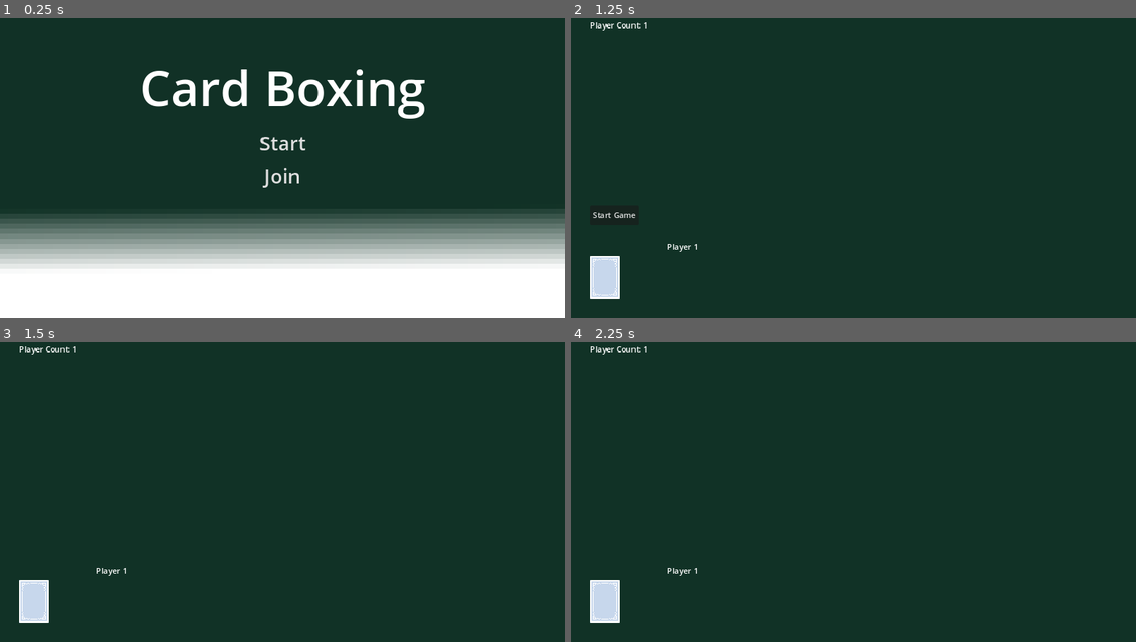
Above: before the commit, frames 1-4 (two rows, left to right).
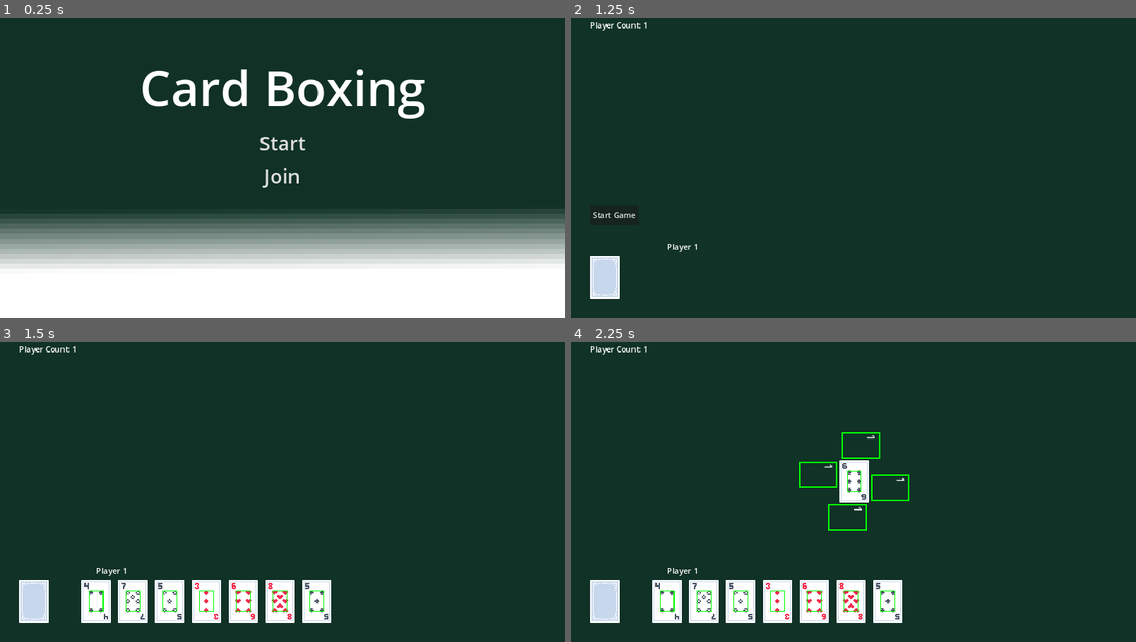
Above: after the commit, the same moments.

Repository: campavao/card-boxing
Game: Godot game, scene res://main.tscn
The game is run twice, just before and just after one commit, with the same random seed, the same clock (stepped at 60 frames per second) and the same inputs.
Inputs (mouse positions are in pixels of both pictures, inside the frame that each line leads up to):
- Up to frame 1 (0.25 s): no input
- Up to frame 2 (1.25 s): click "Start" at 0.5 s
- Up to frame 3 (1.5 s): click "Start Game" at 1.25 s
- Up to frame 4 (2.25 s): tap Enter at 2 s; drag from (604, 600) to (910, 414) at 2.02 s

Frames 1-2 are identical in both runs. In frame 3, 5.2% of the frame differs, in the area x 14-59%, y 79-94%; in frame 4, 6.4%, in the area x 14-60%, y 30-94%.
Error before the commit: Invalid access to property or key 'hand' on a base object of type 'Nil'. (res://deck.gd:52)

Commit message:
working a little

Diff:
--- a/Card.gd
+++ b/Card.gd
@@ -1,5 +1,7 @@
 extends Node2D
 class_name Card
+
+var card_scene = preload("res://card.tscn")
 
 @onready var Face := $Face
 @onready var Zone1 := $Zones/CardZone1
@@ -63,25 +65,23 @@
 var selected = false
 
 func _physics_process(delta):
-	if multiplayer.is_server():
+	if selected:
 		move()
-
-func move():
-	if player and player.is_selected:
-		var active_card_details = Global.CardDetails.new()
-		active_card_details.number = number
-		active_card_details.suit = suit
-		Global.active_card_details = active_card_details
-
-		if !is_placed:
-			follow_mouse()
 
 	if is_placed and is_any_disabled():
 		enable_all()
 
+func move():
+	var active_card_details = Global.CardDetails.new()
+	active_card_details.number = number
+	active_card_details.suit = suit
+	Global.active_card_details = active_card_details
+
+	if !is_placed:
+		follow_mouse()
 
 func follow_mouse():
-	global_position = get_global_mouse_position()
+	global_position = player.mouse_position
 
 
 func update_position(new_position):
@@ -123,23 +123,38 @@
 	var is_valid_placement = can_place()
 
 	if first_area and is_valid_placement:
-		reparent(table)
-		global_position = first_area.global_position
-		global_rotation = first_area.global_rotation
-		scale = Vector2(1, 1)
+		update_card_position.rpc(
+			first_area.global_position,
+			first_area.global_rotation,
+			first_area.zone_placement,
+			number,
+			suit
+		)
+
+		first_area.parent.delete_zone(self, first_area.zone_placement)
 		connected = [first_area.parent]
-
-		var zone_to_delete = Global.DIRECTION_MAP[first_area.zone_placement]
-		delete_zone(zone_to_delete)
-		first_area.parent.delete_zone(first_area.zone_placement)
-
-		is_placed = true
-		Global.is_active_card_details = false
-
 		first_area.queue_free()
 		emit_signal('remove_card', self)
+
 	else:
 		global_position = previous_location
+
+@rpc("any_peer", "call_local", "reliable")
+func update_card_position(pos, rot,  zone, new_number, new_suit):
+	var card = card_scene.instantiate()
+	card.number = new_number
+	card.suit = new_suit
+	card.global_position = pos
+	card.global_rotation = rot
+	card.scale = Vector2(1, 1)
+	card.is_placed = true
+	table.add_child(card, true)
+
+	var zone_to_delete = Global.DIRECTION_MAP[zone]
+	delete_zone(card, zone_to_delete)
+
+	is_placed = true
+	Global.is_active_card_details = false
 
 func is_valid(area: CardZone):
 	return !area.is_base and area.is_match
@@ -161,7 +176,8 @@
 	placement_area.erase(area)
 
 
-func delete_zone(zone_to_delete: Global.Directions):
-	for zone in ZONES:
+func delete_zone(card: Card, zone_to_delete: Global.Directions):
+	for zone in card.ZONES:
 		if is_instance_valid(zone) and zone.zone_placement == zone_to_delete:
+			print('deleting zone %s' % zone_to_delete)
 			zone.queue_free()
--- /dev/null
+++ b/GameManager.gd
@@ -0,0 +1,27 @@
+extends Node
+
+var active_player_id: int = 1
+
+var player_count = 0
+
+func _on_button_pressed():
+	hide_start.rpc()
+
+@rpc("any_peer", "call_local", "reliable")
+func hide_start():
+	Events.emit_signal('start_game')
+	$"../UI/Button".hide()
+
+	for child in %Spawn.get_children():
+		Events.emit_signal('populate_hand', child)
+
+func _on_spawn_child_entered_tree(node):
+	if node is Player:
+		player_count += 1
+		$"../UI/Player Count".text = 'Player Count: ' + str(player_count)
+
+
+func _on_spawn_child_exiting_tree(node):
+	if node is Player:
+		player_count -= 1
+		$"../UI/Player Count".text = 'Player Count: ' + str(player_count)
--- a/Hand.gd
+++ b/Hand.gd
@@ -43,8 +43,9 @@
 
 func _on_remove_card(card: Card):
 	var found_card = find_card(card)
-	cards.erase(found_card)
-	reshuffle()
+	if found_card:
+		cards.erase(found_card)
+		reshuffle()
 
 
 func find_card(to_find: Card):
--- a/MouseCamera.gd
+++ b/MouseCamera.gd
@@ -7,10 +7,16 @@
 func _input(event):
 	if event is InputEventMouseButton:
 		if event.button_index == MOUSE_BUTTON_WHEEL_UP:
-			zoom += Vector2(0.5, 0.5)
+			var next_zoom = zoom + Vector2(0.5, 0.5)
+			if next_zoom == Vector2(0, 0):
+				next_zoom = Vector2(0.5, 0.5)
+			zoom = next_zoom
 			return
 		if event.button_index == MOUSE_BUTTON_WHEEL_DOWN:
-			zoom -= Vector2(0.5, 0.5)
+			var next_zoom = zoom - Vector2(0.5, 0.5)
+			if next_zoom == Vector2(0, 0):
+				next_zoom = Vector2(0.5, 0.5)
+			zoom = next_zoom
 			return
 		if event.button_index != MOUSE_BUTTON_RIGHT:
 			return
--- a/cardzone.gd
+++ b/cardzone.gd
@@ -83,7 +83,7 @@
 			area.other_parents.append(parent)
 			if other_parents.size() > 0 and area.other_parents.size() > 0:
 				area.other_parents.append_array(other_parents)
-
+			print('base entered. I am %s' % zone_placement)
 			queue_free()
 
 func _on_mouse_entered():
--- a/cardzone.tscn
+++ b/cardzone.tscn
@@ -19,7 +19,6 @@
 shape = SubResource("RectangleShape2D_btaoa")
 
 [node name="DebugBorder" type="Node2D" parent="."]
-visible = false
 
 [node name="ColorRect" type="ColorRect" parent="DebugBorder"]
 offset_left = -20.0
--- a/deck.gd
+++ b/deck.gd
@@ -2,7 +2,7 @@
 
 var card_scene: PackedScene = preload("res://card.tscn")
 
-@export var default_spot: Node2D
+@export var default_spot: Marker2D
 
 @onready var table := $"../../Table"
 
@@ -11,12 +11,12 @@
 func _ready():
 	hide()
 	Events.connect('start_game', start)
-	Events.connect('populate_hand', populate_hand)
+	Events.connect('populate_hand', _on_populate_hand)
+
 
 func start():
 	reset_deck()
 	show()
-	default_spot = get_tree().get_current_scene().get_node('Spawn')
 
 func _on_input_event(_viewport, event, _shape_idx):
 	if (
@@ -25,8 +25,7 @@
 			and event.button_index == MOUSE_BUTTON_LEFT
 			and event.pressed
 		):
-		#print('clicked deck, not handled yet')
-		place_card(null)
+		click_deck()
 
 func reset_deck():
 	for suit in Global.SUIT_INDEX:
@@ -36,24 +35,34 @@
 			card.suit = suit
 			deck.append(card)
 
-func place_card(player: Player):
+
+func click_deck():
 	var is_first_card = default_spot.get_children().size() == 0
 	var next_card = deck.pick_random()
+	var player = get_active_player()
 
 	if is_first_card:
-		var new_card = card_scene.instantiate()
-		new_card.number = next_card.number
-		new_card.suit = next_card.suit
-		new_card.is_placed = true
-		new_card.global_position = default_spot.global_position
-		#new_card.player = player
-		table.add_child(new_card)
+		place_card.rpc(next_card.number, next_card.suit)
 	else:
 		player.hand.push_card(next_card)
 
 	deck.erase(next_card)
 
-func populate_hand(player: Player):
+@rpc("any_peer", "call_local", "reliable")
+func place_card(number, suit):
+	var new_card = card_scene.instantiate()
+	new_card.number = number
+	new_card.suit = suit
+	new_card.is_placed = true
+	new_card.global_position = default_spot.global_position
+	default_spot.add_child(new_card)
+
+func get_active_player():
+	for child in %Spawn.get_children():
+		if child.name == str(%GameManager.active_player_id):
+			return child
+
+func _on_populate_hand(player: Player):
 	for _index in 7:
 		var next_card = deck.pick_random()
 		player.hand.cards.append(next_card)
--- a/main.gd
+++ b/main.gd
@@ -1,23 +1 @@
 extends Node
-
-var player_count = 0
-
-
-
-func _on_button_pressed():
-	Events.emit_signal('start_game')
-	$UI/Button.hide()
-	for child in $"UI/Player Count".get_children():
-		Events.emit_signal('populate_hand', child)
-
-
-func _on_spawn_child_entered_tree(node):
-	if node is Player:
-		player_count += 1
-		$"UI/Player Count".text = 'Player Count: ' + str(player_count)
-
-
-func _on_spawn_child_exiting_tree(node):
-	if node is Player:
-		player_count -= 1
-		$"UI/Player Count".text = 'Player Count: ' + str(player_count)
--- a/main.tscn
+++ b/main.tscn
@@ -1,11 +1,14 @@
 [gd_scene load_steps=4 format=3 uid="uid://ka8u2qp71805"]
 
-[ext_resource type="Script" path="res://main.gd" id="1_qvxj5"]
 [ext_resource type="PackedScene" uid="uid://rdaagd01p35o" path="res://deck.tscn" id="1_vdhe0"]
+[ext_resource type="Script" path="res://GameManager.gd" id="2_gsaki"]
 [ext_resource type="PackedScene" uid="uid://bcid70m8bufso" path="res://start.tscn" id="2_oid3n"]
 
 [node name="Main" type="Node2D"]
-script = ExtResource("1_qvxj5")
+
+[node name="GameManager" type="Node" parent="."]
+unique_name_in_owner = true
+script = ExtResource("2_gsaki")
 
 [node name="Start" parent="." instance=ExtResource("2_oid3n")]
 
@@ -13,6 +16,10 @@
 
 [node name="FirstSpot" type="Marker2D" parent="Table"]
 position = Vector2(577, 323)
+
+[node name="CardSpawner" type="MultiplayerSpawner" parent="Table"]
+_spawnable_scenes = PackedStringArray("res://card.tscn")
+spawn_path = NodePath("../FirstSpot")
 
 [node name="UI" type="CanvasLayer" parent="."]
 visible = false
@@ -36,14 +43,17 @@
 offset_bottom = 61.0
 text = "Player Count: 0"
 
-[node name="MultiplayerSpawner" type="MultiplayerSpawner" parent="."]
+[node name="Players" type="Node2D" parent="."]
+
+[node name="MultiplayerSpawner" type="MultiplayerSpawner" parent="Players"]
 _spawnable_scenes = PackedStringArray("res://player.tscn")
 spawn_path = NodePath("../Spawn")
 spawn_limit = 4
 
-[node name="Spawn" type="Node2D" parent="."]
-position = Vector2(577, 323)
+[node name="Spawn" type="Node2D" parent="Players"]
+unique_name_in_owner = true
+position = Vector2(576, 326)
 
-[connection signal="pressed" from="UI/Button" to="." method="_on_button_pressed"]
-[connection signal="child_entered_tree" from="Spawn" to="." method="_on_spawn_child_entered_tree"]
-[connection signal="child_exiting_tree" from="Spawn" to="." method="_on_spawn_child_exiting_tree"]
+[connection signal="pressed" from="UI/Button" to="GameManager" method="_on_button_pressed"]
+[connection signal="child_entered_tree" from="Players/Spawn" to="GameManager" method="_on_spawn_child_entered_tree"]
+[connection signal="child_exiting_tree" from="Players/Spawn" to="GameManager" method="_on_spawn_child_exiting_tree"]
--- a/multiplayer_input.gd
+++ b/multiplayer_input.gd
@@ -2,7 +2,7 @@
 
 @onready var player = $".."
 
-var input_direction
+var mouse_position: Vector2 = Vector2(0,0)
 
 # Called when the node enters the scene tree for the first time.
 func _ready():
@@ -10,16 +10,6 @@
 		set_process(false)
 		set_physics_process(false)
 
-	input_direction = get_tree().current_scene.get_global_mouse_position()
-
-func _physics_process(delta):
-	input_direction = get_tree().current_scene.get_global_mouse_position()
-
-# Called every frame. 'delta' is the elapsed time since the previous frame.
-func _process(delta):
-	pass
-
-@rpc("call_local")
-func jump():
-	if multiplayer.is_server():
-		player.do_jump = true
+func _input(event):
+	if event is InputEventMouseMotion:
+		mouse_position = event.global_position
--- a/network_manager.gd
+++ b/network_manager.gd
@@ -37,7 +37,7 @@
 	print('starting host')
 	Events.emit_signal('start_game')
 
-	spawn = get_tree().get_current_scene().get_node('Spawn')
+	spawn = get_tree().get_current_scene().get_node('Players/Spawn')
 
 	var server_peer = ENetMultiplayerPeer.new()
 	server_peer.create_server(PORT)
--- a/player.gd
+++ b/player.gd
@@ -1,26 +1,31 @@
 extends Node2D
 class_name Player
 
-@export var input_sync: MultiplayerSynchronizer
+
 @onready var hand := $UI/Hand
 @onready var id_label = $UI/ID
 @onready var ui = $UI
-@export var is_selected := false
 
-@export var player_id := 1:
-	set(id):
-		player_id = id
-		%InputSync.set_multiplayer_authority(id)
+var is_selected := false
+
+@export var player_id := 1
+
+@export var mouse_position: Vector2 = Vector2(0, 0)
 
 func _ready():
 	print('Player connected in player instance %d' % player_id)
 	if multiplayer.get_unique_id() == player_id:
+		print('Make current for %d' % player_id)
 		$Camera2D.make_current()
 		ui.show()
 	else:
 		$Camera2D.enabled = false
 		ui.hide()
 
-	is_selected = player_id == 1
 	id_label.text = str(player_id)
-	input_sync = %InputSync
+
+func _physics_process(delta):
+	mouse_position = %InputSync.mouse_position
+
+func _enter_tree():
+	%InputSync.set_multiplayer_authority(str(name).to_int())
--- a/player.tscn
+++ b/player.tscn
@@ -1,17 +1,28 @@
-[gd_scene load_steps=6 format=3 uid="uid://c38vwmsn6gnde"]
+[gd_scene load_steps=7 format=3 uid="uid://c38vwmsn6gnde"]
 
 [ext_resource type="Script" path="res://player.gd" id="1_7elir"]
 [ext_resource type="Script" path="res://multiplayer_input.gd" id="2_01rop"]
 [ext_resource type="PackedScene" uid="uid://cicgkir7ms26o" path="res://hand.tscn" id="3_o7nny"]
 [ext_resource type="Script" path="res://MouseCamera.gd" id="4_33lud"]
 
+[sub_resource type="SceneReplicationConfig" id="SceneReplicationConfig_7bpmy"]
+properties/0/path = NodePath(".:player_id")
+properties/0/spawn = true
+properties/0/replication_mode = 1
+properties/1/path = NodePath(".:mouse_position")
+properties/1/spawn = true
+properties/1/replication_mode = 1
+
 [sub_resource type="SceneReplicationConfig" id="SceneReplicationConfig_qhcrg"]
-properties/0/path = NodePath(".:player_id")
+properties/0/path = NodePath("InputSync:mouse_position")
 properties/0/spawn = true
 properties/0/replication_mode = 1
 
 [node name="Player" type="Node2D"]
 script = ExtResource("1_7elir")
+
+[node name="PlayerSync" type="MultiplayerSynchronizer" parent="."]
+replication_config = SubResource("SceneReplicationConfig_7bpmy")
 
 [node name="InputSync" type="MultiplayerSynchronizer" parent="."]
 unique_name_in_owner = true
